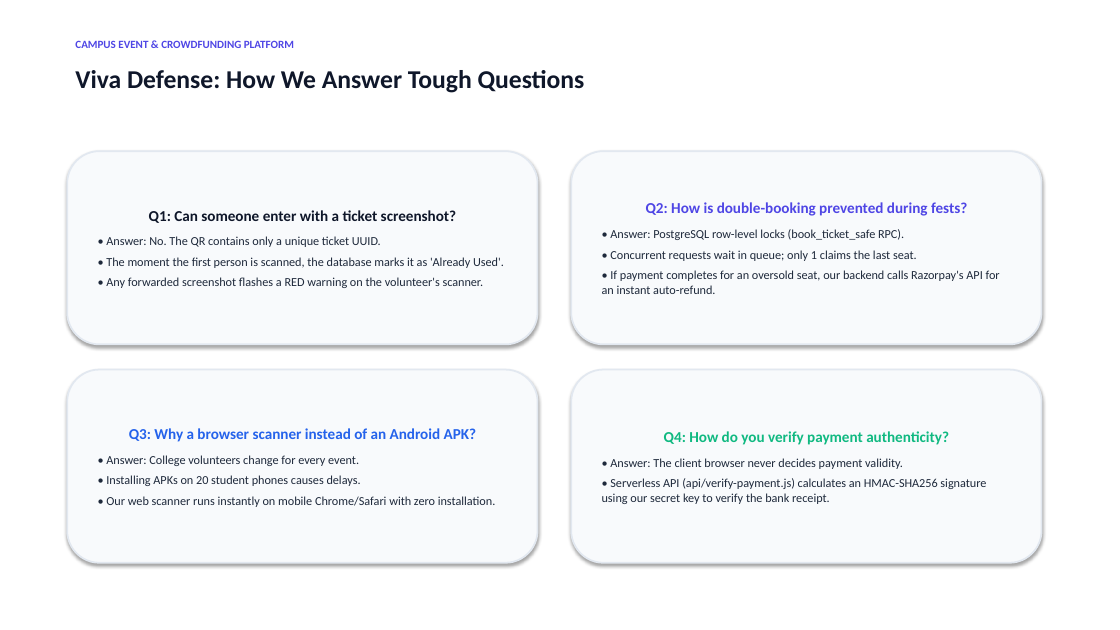
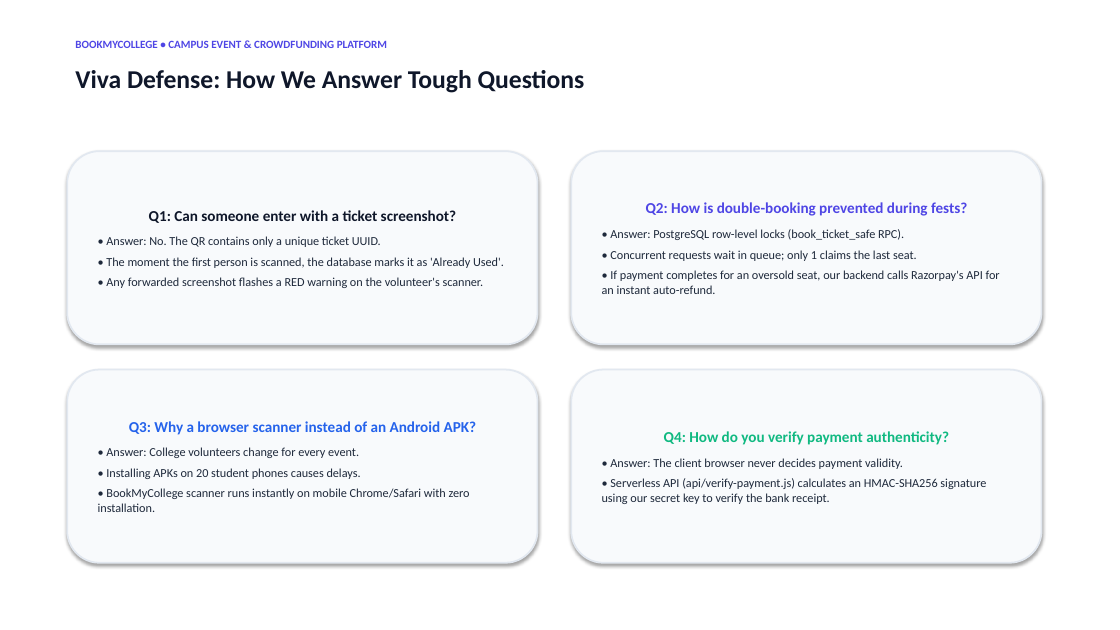
Before and after one commit to HarshitSingh-1/ITW, a slide deck: slide 10 of CAMPUS_EVENT_PLATFORM_PRESENTATION.pptx. Drawn at 1120x630 pixels with LibreOffice and Linux fonts; fonts in the diff are those of the drawing. Boxes give left, top, right and bottom in pixels: in the first picture for what was removed or moved away, otherwise in the second. Text is boxed around its words. In the diff, an @@ line names an element or a change of style, - is before the commit and + after.

Commit message:
branding: prominently integrate BookMyCollege across PowerPoint deck and viva guides

```diff
--- a/CAMPUS_EVENT_PLATFORM_PRESENTATION.pptx
+++ b/CAMPUS_EVENT_PLATFORM_PRESENTATION.pptx
@@ text at (75, 40, 387, 48): text changed @@
-CAMPUS EVENT & CROWDFUNDING PLATFORM
+BOOKMYCOLLEGE • CAMPUS EVENT & CROWDFUNDING PLATFORM
@@ text in rounded rectangle at (98, 488, 470, 512): text changed @@
-• Our web scanner runs instantly on mobile Chrome/Safari with zero installation.
+• BookMyCollege scanner runs instantly on mobile Chrome/Safari with zero installation.
```
Also in this commit, not shown: 11 other slides changed, 3 other files.
